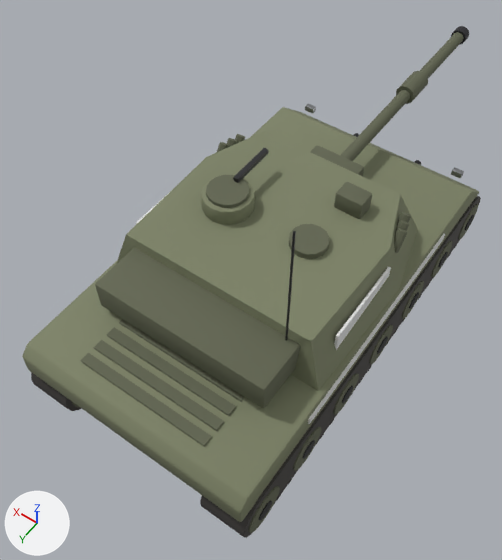
The glTF model game/assets/models/tank.glb as it was, and as the next commit left it.
Camera for both pictures: a 50 mm camera at (-2.88, 4.6, 7.37) aimed at (0.14, 0.38, 0.73). Every picture has the same lights, and +X, +Y and +Z are marked at lower left. The first picture is the older version. Vertices at exactly the same position are counted once.

In view in the first picture: 'hull', 'turret'.
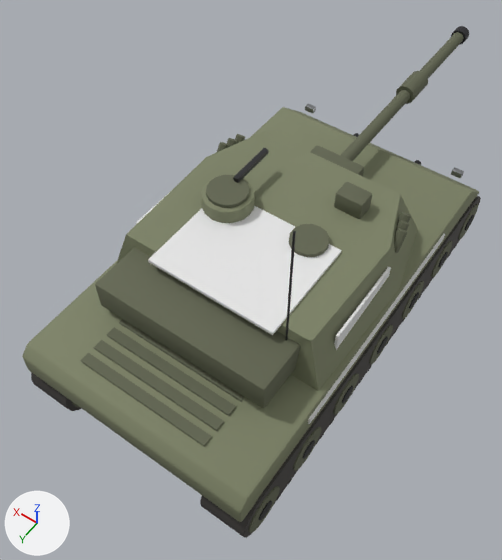
Boxes [x1, y1, x2, y2] around the edits, measured in the pictures (502 x 560 px):
part 1 of me_turret, added: after [148, 206, 342, 335]

Patch to the scene script:
```diff
--- a/game/assets/models/tank.glb.py
+++ b/game/assets/models/tank.glb.py
@@ me_turret @@
 # used by ob_turret; location = (0.0, 0.0, 1.05)
-me_turret.from_pydata(...)  # 560 vertices, 1036 faces; spans x -1.45..1.45, y -4.9..1.9, z 0.0..2.1
+me_turret.from_pydata(...)  # 568 vertices, 1048 faces; spans x -1.45..1.45, y -4.9..1.9, z 0.0..2.1
+# me_turret part 1: a new loose piece, a box spanning x -0.85..0.75, y 0.1..1.4, z 0.61..0.65, in mat_team (white #e7e7e7)
 me_turret.materials.append(mat_olive)
```
